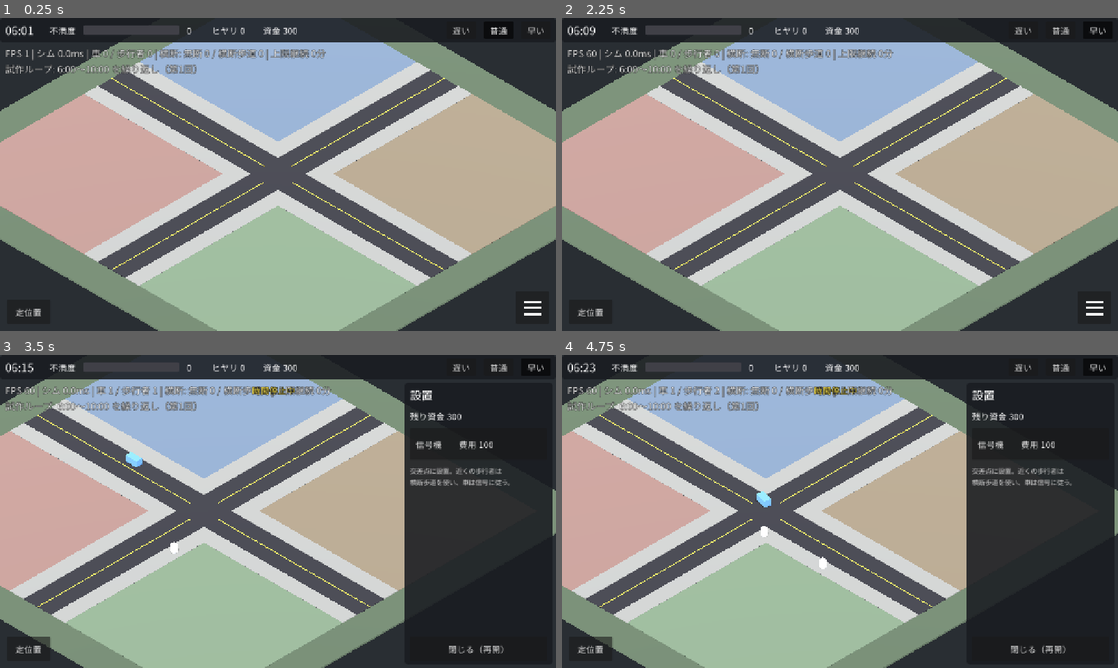
Above: before the commit, frames 1-4 (two rows, left to right).
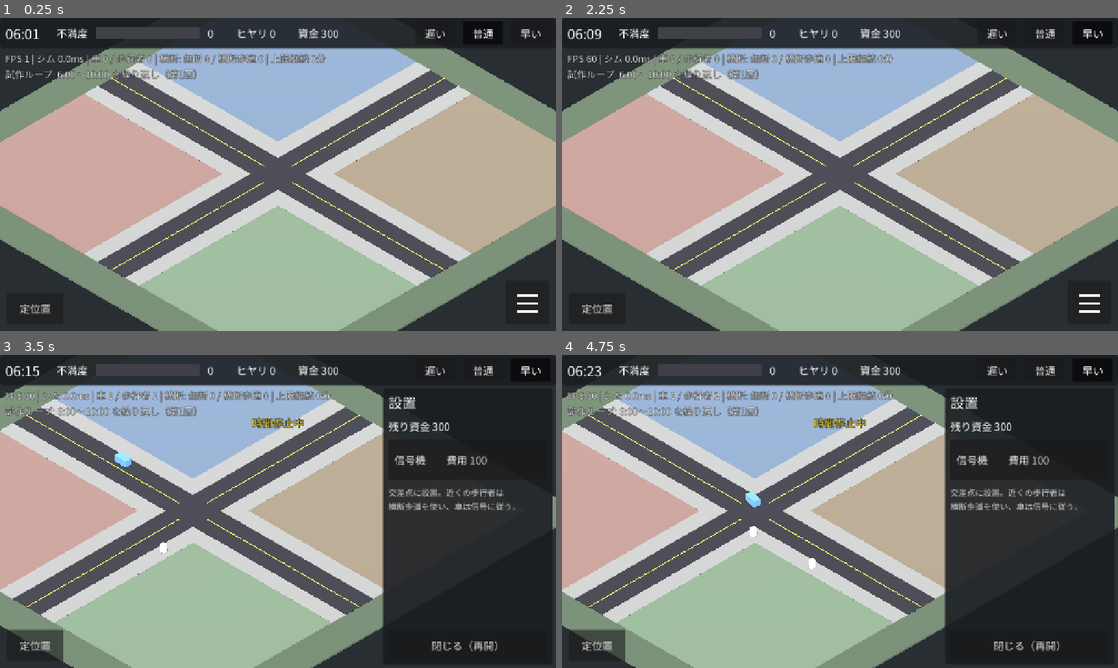
Above: after the commit, the same moments.

Repository: haruman9898/pazzle
Game: Godot game, scene res://scenes/main.tscn
Two runs of this game, one before a commit and one after it. Both use one fixed random seed, a clock stepped at 60 frames per second and the inputs below.
Inputs (mouse positions are in pixels of both pictures, inside the frame that each line leads up to):
- Up to frame 1 (0.25 s): no input
- Up to frame 2 (2.25 s): click "遅い" at 0.5 s; click "普通" at 1.25 s; click "早い" at 2 s
- Up to frame 3 (3.5 s): click (533, 642) at 2.77 s
- Up to frame 4 (4.75 s): click "閉じる（再開）" at 3.5 s; click (1090, 639) at 4.27 s

The runs differ from the first frame. In frame 1, 5.1% of the frame differs, in the area x 1-98%, y 2-96%; in frame 2, 5.2%; in frame 3, 22%; in frame 4, 22%, in the area x 0-100%, y 2-100%.

Commit message:
Confirm returns straight to play; enlarge UI for phones
- remove 'back to play' step: confirming a signal resumes time immediately
- cancel: back to location picking, or abort placement when none pending
- larger buttons/text in top bar, panel, placement bar, popup
- fix pause label overlapping debug text

Co-Authored-By: Claude Sonnet 5.5 <noreply@anthropic.com>
Claude-Session: https://claude.ai/code/session_011kWVUhzpkLEmRXP3wgSEHQ

Diff:
--- a/game/scripts/core/main.gd
+++ b/game/scripts/core/main.gd
@@ -14,7 +14,7 @@
 var hud: Hud
 var state := State.PLAY
 var speed_index := 1
-var place_state := 0            # 0=場所を選ぶ 1=仮配置中 2=確定済み
+var place_state := 0            # 0=場所を選ぶ 1=仮配置中（確定したらそのままプレイに戻る）
 var place_preset := 1
 var _acc := 0.0
 var _sim_ms := 0.0             # 1フレームあたりのシム処理時間（ms、平滑化）
@@ -56,7 +56,6 @@
 	hud.preset_selected.connect(func(i): place_preset = i)
 	hud.place_confirmed.connect(_confirm_place)
 	hud.place_cancelled.connect(_cancel_place)
-	hud.place_finished.connect(_finish_place)
 	hud.popup_preset.connect(func(i): sim.set_signal_preset(i))
 	hud.popup_demolish.connect(_demolish)
 	hud.popup_closed.connect(_close_popup)
@@ -118,8 +117,6 @@
 	hud.show_place_bar(place_state, sim.funds, place_preset)
 
 func _on_place_tap(ground: Vector2) -> void:
-	if place_state == 2:
-		return
 	if WorldView.hits_intersection(ground):
 		place_state = 1
 		view.set_ghost(true)
@@ -130,16 +127,17 @@
 	if place_state != 1:
 		return
 	if sim.place_signal(place_preset):
-		place_state = 2
+		_finish_place()
+
+## 仮配置の取り消し。仮配置中なら場所選びに戻り、場所選びのときは設置をやめてプレイに戻る。
+func _cancel_place() -> void:
+	if place_state == 1:
+		place_state = 0
 		view.set_ghost(false)
-		view.set_highlight(false)
+		view.set_highlight(true)
 		hud.show_place_bar(place_state, sim.funds, place_preset)
-
-func _cancel_place() -> void:
-	place_state = 0
-	view.set_ghost(false)
-	view.set_highlight(true)
-	hud.show_place_bar(place_state, sim.funds, place_preset)
+	else:
+		_finish_place()
 
 func _finish_place() -> void:
 	view.set_ghost(false)
--- a/game/scripts/ui/hud.gd
+++ b/game/scripts/ui/hud.gd
@@ -11,14 +11,13 @@
 signal preset_selected(index: int)
 signal place_confirmed
 signal place_cancelled
-signal place_finished
 signal popup_preset(index: int)
 signal popup_demolish
 signal popup_closed
 signal home_pressed
 
-const PANEL_W := 340.0
-const BAR_H := 56.0
+const PANEL_W := 390.0
+const BAR_H := 68.0
 
 var clock_label: Label
 var gauge_bar: ProgressBar
@@ -39,7 +38,6 @@
 var place_cost: Label
 var place_confirm: Button
 var place_cancel: Button
-var place_finish: Button
 var popup: PanelContainer
 var popup_presets: Array = []
 var popup_demolish_btn: Button
@@ -68,7 +66,10 @@
 	paused_label = Label.new()
 	paused_label.text = "時間停止中"
 	paused_label.set_anchors_preset(Control.PRESET_CENTER_TOP)
-	paused_label.position = Vector2(-60, BAR_H + 10)
+	paused_label.offset_left = -80
+	paused_label.offset_right = 80
+	paused_label.offset_top = BAR_H + 70
+	paused_label.horizontal_alignment = HORIZONTAL_ALIGNMENT_CENTER
 	paused_label.add_theme_color_override("font_color", Color(1, 0.9, 0.3))
 	paused_label.add_theme_color_override("font_outline_color", Color(0, 0, 0, 0.9))
 	paused_label.add_theme_constant_override("outline_size", 5)
@@ -81,7 +82,7 @@
 	var f = load("res://assets/fonts/ui_font.otf")
 	if f:
 		th.default_font = f
-	th.default_font_size = 20
+	th.default_font_size = 24
 	var sb := StyleBoxFlat.new()
 	sb.bg_color = Color(0.1, 0.11, 0.13, 0.88)
 	sb.set_corner_radius_all(8)
@@ -102,14 +103,14 @@
 	bar.add_child(hb)
 	clock_label = Label.new()
 	clock_label.text = "06:00"
-	clock_label.add_theme_font_size_override("font_size", 26)
-	clock_label.custom_minimum_size = Vector2(84, 0)
+	clock_label.add_theme_font_size_override("font_size", 32)
+	clock_label.custom_minimum_size = Vector2(100, 0)
 	hb.add_child(clock_label)
 	var gl := Label.new()
 	gl.text = "不満度"
 	hb.add_child(gl)
 	gauge_bar = ProgressBar.new()
-	gauge_bar.custom_minimum_size = Vector2(220, 22)
+	gauge_bar.custom_minimum_size = Vector2(240, 28)
 	gauge_bar.size_flags_vertical = Control.SIZE_SHRINK_CENTER
 	gauge_bar.show_percentage = false
 	gauge_bar.max_value = 100
@@ -123,13 +124,13 @@
 	gauge_bar.add_theme_stylebox_override("background", bg)
 	hb.add_child(gauge_bar)
 	gauge_label = Label.new()
-	gauge_label.custom_minimum_size = Vector2(40, 0)
+	gauge_label.custom_minimum_size = Vector2(48, 0)
 	hb.add_child(gauge_label)
 	hiyari_label = Label.new()
-	hiyari_label.custom_minimum_size = Vector2(100, 0)
+	hiyari_label.custom_minimum_size = Vector2(124, 0)
 	hb.add_child(hiyari_label)
 	funds_label = Label.new()
-	funds_label.custom_minimum_size = Vector2(110, 0)
+	funds_label.custom_minimum_size = Vector2(136, 0)
 	hb.add_child(funds_label)
 	var spacer := Control.new()
 	spacer.size_flags_horizontal = Control.SIZE_EXPAND_FILL
@@ -140,7 +141,7 @@
 		b.text = Tuning.SPEED_LABELS[i]
 		b.toggle_mode = true
 		b.button_group = group
-		b.custom_minimum_size = Vector2(68, 40)
+		b.custom_minimum_size = Vector2(92, 54)
 		b.focus_mode = Control.FOCUS_NONE
 		b.pressed.connect(func(): speed_selected.emit(i))
 		hb.add_child(b)
@@ -151,8 +152,8 @@
 	# 右下: 3本線ボタン（設置メニュー）
 	menu_button = Button.new()
 	menu_button.set_anchors_preset(Control.PRESET_BOTTOM_RIGHT)
-	menu_button.offset_left = -92
-	menu_button.offset_top = -92
+	menu_button.offset_left = -116
+	menu_button.offset_top = -116
 	menu_button.offset_right = -16
 	menu_button.offset_bottom = -16
 	menu_button.focus_mode = Control.FOCUS_NONE
@@ -161,8 +162,8 @@
 		var line := ColorRect.new()
 		line.color = Color(0.95, 0.95, 0.95)
 		line.mouse_filter = Control.MOUSE_FILTER_IGNORE
-		line.position = Vector2(18, 22 + k * 14)
-		line.size = Vector2(40, 5)
+		line.position = Vector2(26, 31 + k * 18)
+		line.size = Vector2(48, 7)
 		menu_button.add_child(line)
 	menu_button.pressed.connect(func(): menu_pressed.emit())
 	# 左下: 定位置に戻る
@@ -170,8 +171,8 @@
 	home_button.text = "定位置"
 	home_button.set_anchors_preset(Control.PRESET_BOTTOM_LEFT)
 	home_button.offset_left = 16
-	home_button.offset_top = -72
-	home_button.offset_right = 116
+	home_button.offset_top = -88
+	home_button.offset_right = 146
 	home_button.offset_bottom = -16
 	home_button.focus_mode = Control.FOCUS_NONE
 	home_button.pressed.connect(func(): home_pressed.emit())
@@ -191,19 +192,19 @@
 	panel.add_child(vb)
 	var title := Label.new()
 	title.text = "設置"
-	title.add_theme_font_size_override("font_size", 26)
+	title.add_theme_font_size_override("font_size", 32)
 	vb.add_child(title)
 	panel_funds = Label.new()
 	vb.add_child(panel_funds)
 	signal_item = Button.new()
-	signal_item.custom_minimum_size = Vector2(0, 72)
+	signal_item.custom_minimum_size = Vector2(0, 92)
 	signal_item.alignment = HORIZONTAL_ALIGNMENT_LEFT
 	signal_item.focus_mode = Control.FOCUS_NONE
 	signal_item.pressed.connect(func(): item_selected.emit("signal"))
 	vb.add_child(signal_item)
 	var desc := Label.new()
 	desc.text = "交差点に設置。近くの歩行者は\n横断歩道を使い、車は信号に従う。"
-	desc.add_theme_font_size_override("font_size", 15)
+	desc.add_theme_font_size_override("font_size", 19)
 	desc.add_theme_color_override("font_color", Color(0.8, 0.8, 0.8))
 	vb.add_child(desc)
 	var sp := Control.new()
@@ -211,7 +212,7 @@
 	vb.add_child(sp)
 	var close := Button.new()
 	close.text = "閉じる（再開）"
-	close.custom_minimum_size = Vector2(0, 56)
+	close.custom_minimum_size = Vector2(0, 72)
 	close.focus_mode = Control.FOCUS_NONE
 	close.pressed.connect(func(): menu_closed.emit())
 	vb.add_child(close)
@@ -219,9 +220,9 @@
 func _build_place_bar(root: Control) -> void:
 	place_bar = PanelContainer.new()
 	place_bar.set_anchors_preset(Control.PRESET_CENTER_BOTTOM)
-	place_bar.offset_left = -400
-	place_bar.offset_right = 400
-	place_bar.offset_top = -150
+	place_bar.offset_left = -470
+	place_bar.offset_right = 470
+	place_bar.offset_top = -184
 	place_bar.offset_bottom = -16
 	place_bar.visible = false
 	root.add_child(place_bar)
@@ -244,23 +245,22 @@
 		b.text = Tuning.SIGNAL_PRESET_LABELS[i]
 		b.toggle_mode = true
 		b.button_group = group
-		b.custom_minimum_size = Vector2(72, 48)
+		b.custom_minimum_size = Vector2(92, 62)
 		b.focus_mode = Control.FOCUS_NONE
 		b.pressed.connect(func(): preset_selected.emit(i))
 		hb.add_child(b)
 		place_presets.append(b)
 	place_presets[1].button_pressed = true
 	place_cost = Label.new()
-	place_cost.custom_minimum_size = Vector2(170, 0)
+	place_cost.custom_minimum_size = Vector2(300, 0)
 	hb.add_child(place_cost)
 	place_confirm = _small_button(hb, "確定", func(): place_confirmed.emit())
 	place_cancel = _small_button(hb, "キャンセル", func(): place_cancelled.emit())
-	place_finish = _small_button(hb, "プレイに戻る", func(): place_finished.emit())
 
 func _small_button(parent: Control, text: String, cb: Callable) -> Button:
 	var b := Button.new()
 	b.text = text
-	b.custom_minimum_size = Vector2(96, 48)
+	b.custom_minimum_size = Vector2(124, 62)
 	b.focus_mode = Control.FOCUS_NONE
 	b.pressed.connect(cb)
 	parent.add_child(b)
@@ -269,10 +269,10 @@
 func _build_popup(root: Control) -> void:
 	popup = PanelContainer.new()
 	popup.set_anchors_preset(Control.PRESET_CENTER)
-	popup.offset_left = -220
-	popup.offset_right = 220
-	popup.offset_top = -110
-	popup.offset_bottom = 110
+	popup.offset_left = -290
+	popup.offset_right = 290
+	popup.offset_top = -130
+	popup.offset_bottom = 130
 	popup.visible = false
 	root.add_child(popup)
 	var vb := VBoxContainer.new()
@@ -280,7 +280,7 @@
 	popup.add_child(vb)
 	var t := Label.new()
 	t.text = "信号機"
-	t.add_theme_font_size_override("font_size", 24)
+	t.add_theme_font_size_override("font_size", 30)
 	vb.add_child(t)
 	var hb := HBoxContainer.new()
 	hb.add_theme_constant_override("separation", 8)
@@ -294,7 +294,7 @@
 		b.text = Tuning.SIGNAL_PRESET_LABELS[i]
 		b.toggle_mode = true
 		b.button_group = group
-		b.custom_minimum_size = Vector2(80, 48)
+		b.custom_minimum_size = Vector2(104, 62)
 		b.focus_mode = Control.FOCUS_NONE
 		b.pressed.connect(func(): popup_preset.emit(i))
 		hb.add_child(b)
@@ -303,7 +303,7 @@
 	hb2.add_theme_constant_override("separation", 10)
 	vb.add_child(hb2)
 	popup_demolish_btn = _small_button(hb2, "取り壊し（+50 返金）", func(): popup_demolish.emit())
-	popup_demolish_btn.custom_minimum_size = Vector2(230, 48)
+	popup_demolish_btn.custom_minimum_size = Vector2(310, 62)
 	_small_button(hb2, "閉じる", func(): popup_closed.emit())
 
 # ---- 表示の更新 ----
@@ -337,7 +337,7 @@
 	_panel_tween.tween_property(panel, "offset_right", PANEL_W, 0.2)
 	_panel_tween.chain().tween_callback(func(): panel.visible = false)
 
-## 配置バーの状態: 0=場所を選ぶ 1=仮配置中 2=確定済み
+## 配置バーの状態: 0=場所を選ぶ 1=仮配置中（確定するとそのままプレイに戻る）
 func show_place_bar(state: int, funds: int, preset: int) -> void:
 	place_bar.visible = true
 	var pending := state == 1
@@ -345,18 +345,14 @@
 		b.disabled = not pending
 	place_presets[preset].button_pressed = true
 	place_confirm.visible = pending
-	place_cancel.visible = pending
-	place_finish.visible = not pending
-	match state:
-		0:
-			place_hint.text = "光っている交差点をタップして仮配置"
-			place_cost.text = ""
-		1:
-			place_hint.text = "間隔を選んで「確定」"
-			place_cost.text = "費用 %d／残り %d→%d" % [Tuning.SIGNAL_COST, funds, funds - Tuning.SIGNAL_COST]
-		2:
-			place_hint.text = "設置しました"
-			place_cost.text = "残り資金 %d" % funds
+	place_cancel.visible = true
+	place_cancel.text = "キャンセル" if pending else "やめる"
+	if pending:
+		place_hint.text = "間隔を選んで「確定」"
+		place_cost.text = "費用 %d／残り %d→%d" % [Tuning.SIGNAL_COST, funds, funds - Tuning.SIGNAL_COST]
+	else:
+		place_hint.text = "光っている交差点をタップして仮配置"
+		place_cost.text = ""
 
 func hide_place_bar() -> void:
 	place_bar.visible = false
Binary file changed: game/assets/fonts/ui_font.otf
Not shown, changed: docs/greybox-report.md
